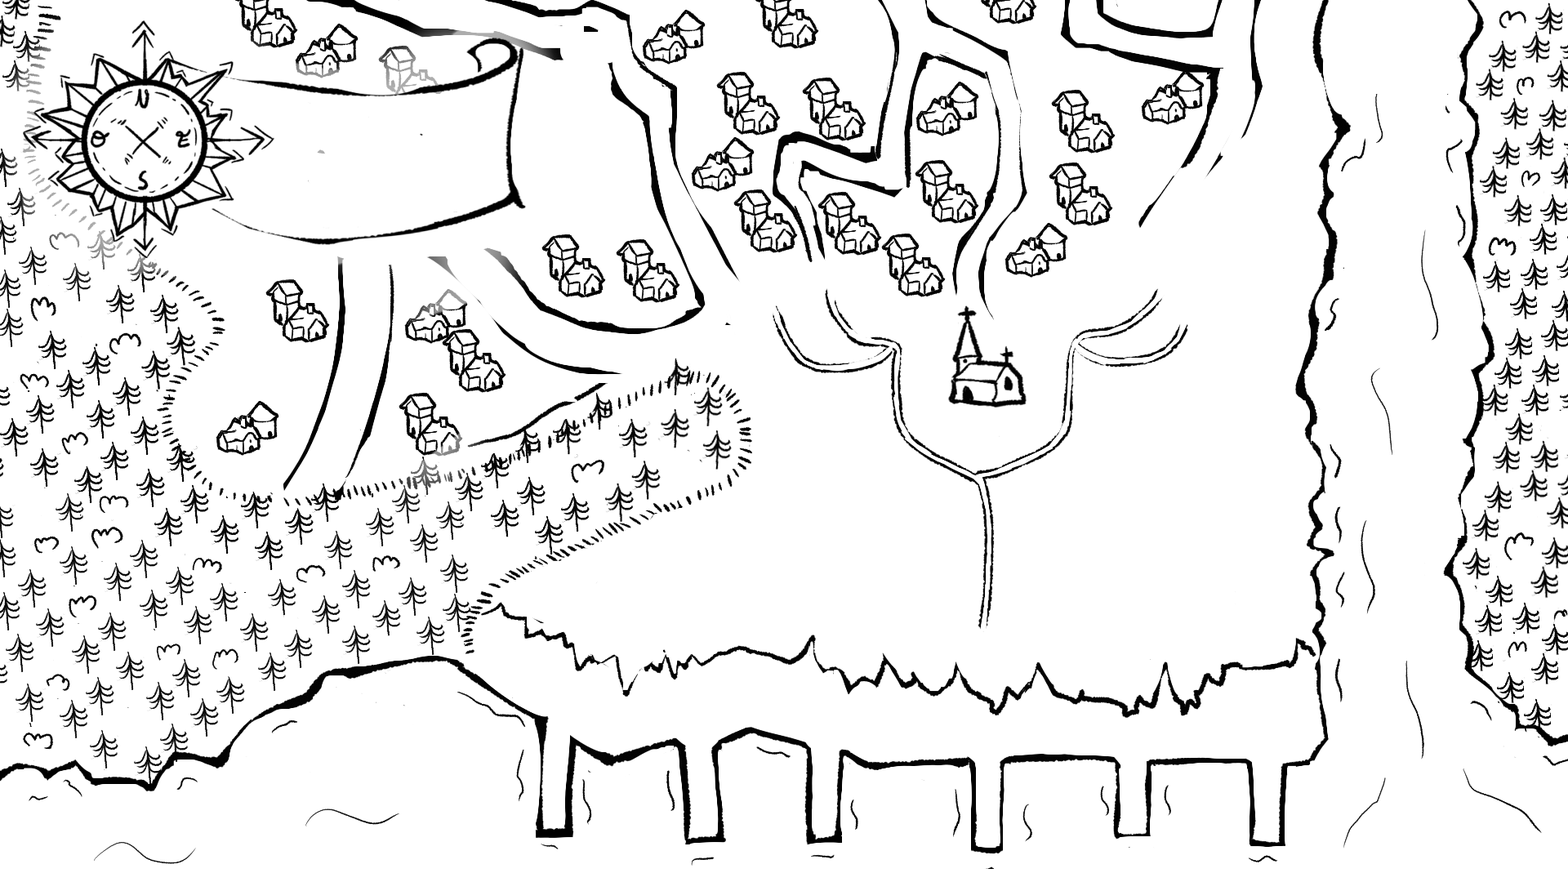
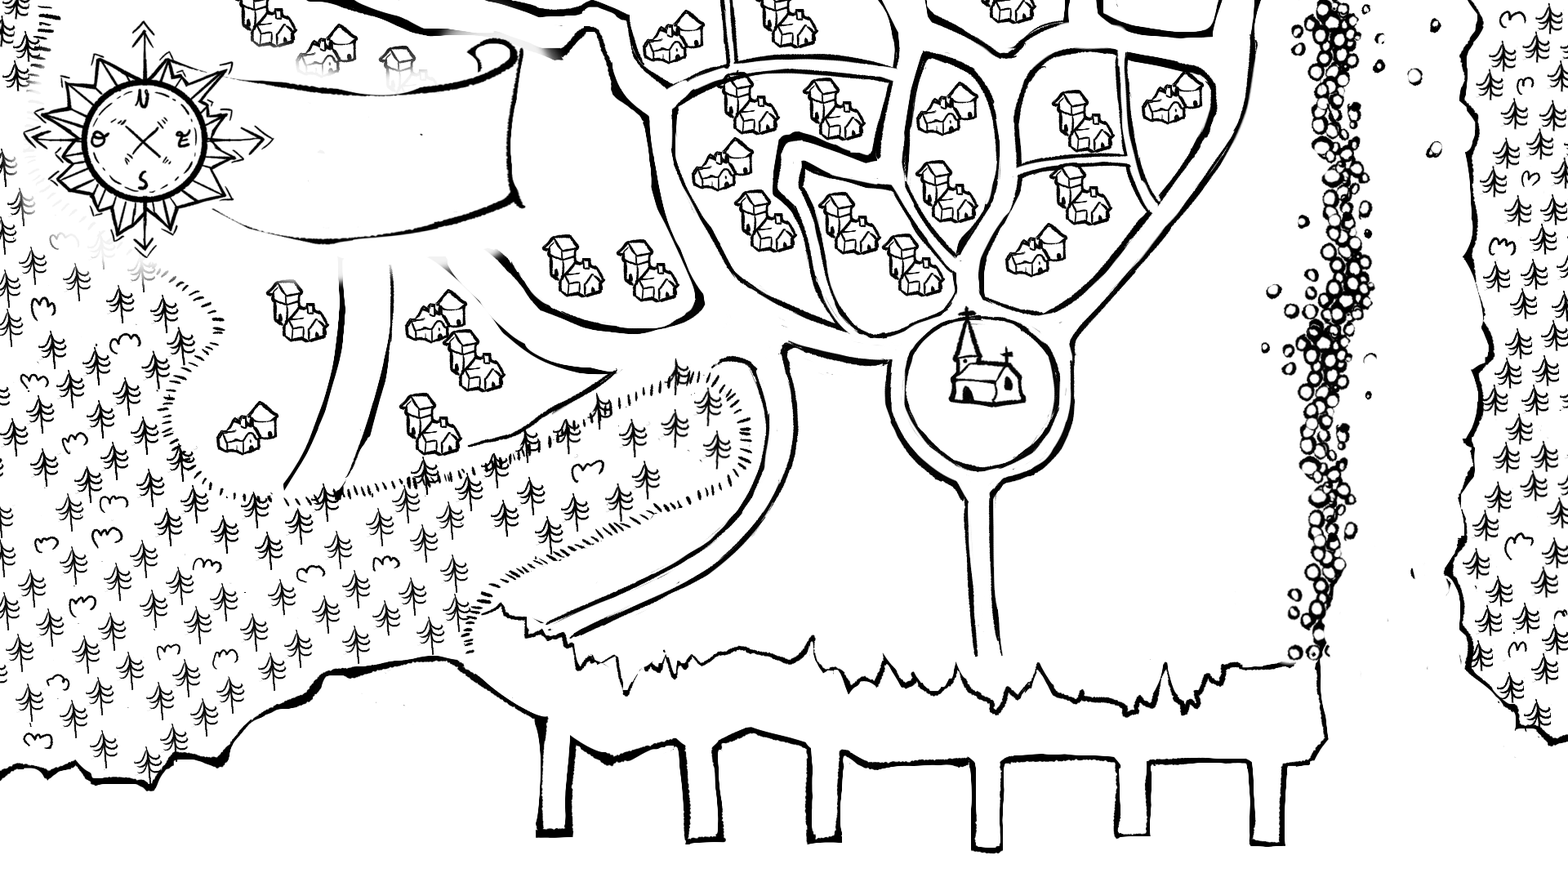
Comparing the layer stacks of the two 1568x882 images. Changes:
painted on "Capa de pintura 8" over (241, 0, 575, 262)
"Capa de pintura 13": opacity 68% → 95%, painted on it over (0, 0, 1568, 869)
added layer "Capa de pintura 16" in group "Grupo 12" over (1254, 0, 1464, 784)
painted on "Capa de pintura 15" over (209, 0, 1307, 680)
added layer "Capa de pintura 17" in group "Grupo 12" over (993, 522, 1203, 718)
painted on "Capa de pintura 14" (in "Grupo 12") over (156, 0, 1359, 680)
removed layer "Capa de pintura 14" (2nd of 2, in "Grupo 12") from group "Grupo 12" over (0, 0, 1568, 869)
painted on "Capa de pintura 11" over (0, 0, 1568, 869)
painted on "Capa de pintura 6" over (0, 0, 1568, 869)